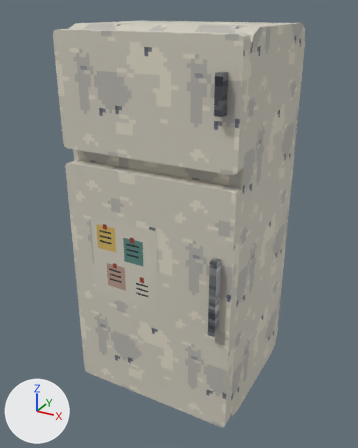
The glTF model THE_VEIL_ASSETS_V2/03_Residential/Furniture/RES_Fridge_TopFreezer.glb, before and after one commit.
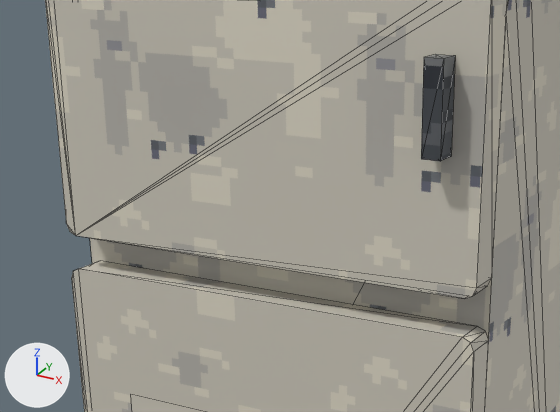
Old and new are each drawn whole from a camera (50 mm lens) standing at (1.033, -1.943, 1.815) and looking at (-0.016, -0.035, 0.861) and again close up on the part from 10% to 76% of the width and 11% to 50% of the height. Arrows for +X, +Y and +Z are at lower left; the lights stay in place. The first two pictures are the older version. The close-ups show mesh edges as thin lines. Objects named as collision shapes, trigger or cutter boxes, shadow casters or lower levels of detail are left out. Where no turn or scale is listed for an object, it has been applied to the vertices. Vertices at exactly the same position are counted once.

Script lines for the objects in view, before the commit:
```python
me_int_appliancedoor_freezer = bpy.data.meshes.new('INT_ApplianceDoor_Freezer')
me_int_appliancedoor_freezer.from_pydata(...)  # 32 vertices, 56 faces; spans x 0.0..0.8, y -0.1..0.0, z 0.0..0.472
# faces by material slot: [44, 12]
me_int_appliancedoor_freezer.materials.append(mat_m_town_paintwhite)
me_int_appliancedoor_freezer.materials.append(mat_m_furn_metalbrushed)  # picture img_t_furn_metalbrushed_png
me_int_appliancedoor_fridge = bpy.data.meshes.new('INT_ApplianceDoor_Fridge')
me_int_appliancedoor_fridge.from_pydata(...)  # 36 vertices, 58 faces; spans x 0.0..0.8, y -0.1..0.0, z 0.0..1.138
# faces by material slot: [44, 12, 2]
me_int_appliancedoor_fridge.materials.append(mat_m_town_paintwhite)
me_int_appliancedoor_fridge.materials.append(mat_m_furn_metalbrushed)  # picture img_t_furn_metalbrushed_png
me_int_appliancedoor_fridge.materials.append(mat_m_res_detailatlas)  # picture img_t_res_detailatlas_png
me_res_fridge_topfreezer_mesh = bpy.data.meshes.new('RES_Fridge_TopFreezer_Mesh')
me_res_fridge_topfreezer_mesh.from_pydata(...)  # 32 vertices, 54 faces; spans x -0.4..0.4, y -0.3..0.36, z 0.0..1.75
# faces by material slot: [44, 10]
me_res_fridge_topfreezer_mesh.materials.append(mat_m_town_paintwhite)
me_res_fridge_topfreezer_mesh.materials.append(mat_m_furn_rubber)
ob_int_appliancedoor_freezer = bpy.data.objects.new('INT_ApplianceDoor_Freezer', me_int_appliancedoor_freezer)
ob_int_appliancedoor_freezer.location = (-0.4, -0.3, 1.26)
ob_int_appliancedoor_fridge = bpy.data.objects.new('INT_ApplianceDoor_Fridge', me_int_appliancedoor_fridge)
ob_int_appliancedoor_fridge.location = (-0.4, -0.3, 0.06)
ob_res_fridge_topfreezer_mesh = bpy.data.objects.new('RES_Fridge_TopFreezer_Mesh', me_res_fridge_topfreezer_mesh)
ob_res_fridge_topfreezer_mesh.location = (0.0, 0.0, 0.0)
```
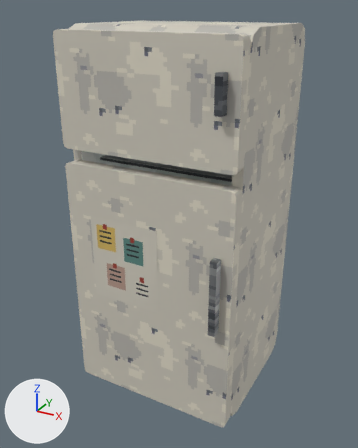
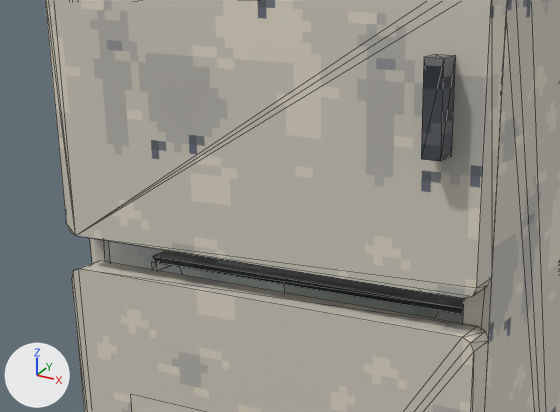
Where the change shows, as pixel boxes (x1, y1, x2, y2) in the close-ups (560 x 412 px):
part 1 of me_res_fridge_topfreezer_mesh, added
    after: (151, 261, 171, 271)
part 2 of me_res_fridge_topfreezer_mesh, added
    after: (153, 250, 464, 315)
part 3 of me_res_fridge_topfreezer_mesh, added
    after: (90, 238, 492, 340)

Edits to the bpy script that builds the scene:
```text
Add img_t_furn_plasticdirty_png:
    img_t_furn_plasticdirty_png = load_image('T_Furn_PlasticDirty.png', '../../01_Textures/Furniture/T_Furn_PlasticDirty.png', 32, 32, 'sRGB')
Add img_t_furn_cardboard_png:
    img_t_furn_cardboard_png = load_image('T_Furn_Cardboard.png', '../../01_Textures/Furniture/T_Furn_Cardboard.png', 64, 64, 'sRGB')
Add img_t_res_porcelain_png:
    img_t_res_porcelain_png = load_image('T_Res_Porcelain.png', '../Textures/T_Res_Porcelain.png', 32, 32, 'sRGB')
Add mat_m_furn_plasticdirty:
    mat_m_furn_plasticdirty = bpy.data.materials.new('M_Furn_PlasticDirty')
    # uses the picture img_t_furn_plasticdirty_png
Add mat_m_furn_cardboard:
    mat_m_furn_cardboard = principled_material('M_Furn_Cardboard')
    mat_m_furn_cardboard.texture = img_t_furn_cardboard_png
    mat_m_furn_cardboard.roughness = 1.0
Add mat_m_res_porcelain:
    mat_m_res_porcelain = bpy.data.materials.new('M_Res_Porcelain')
    # uses the picture img_t_res_porcelain_png
Change me_res_fridge_topfreezer_mesh:
    used by ob_res_fridge_topfreezer_mesh; location = (0.0, 0.0, 0.0)
    remove me_res_fridge_topfreezer_mesh.from_pydata(...)  # 32 vertices, 54 faces; spans x -0.4..0.4, y -0.3..0.36, z 0.0..1.75
    add me_res_fridge_topfreezer_mesh.from_pydata(...)  # 128 vertices, 194 faces; spans x -0.4..0.4, y -0.3..0.36, z 0.04..1.75
    me_res_fridge_topfreezer_mesh part 1: a new loose piece, a box spanning x -0.355..-0.343, y -0.18..0.315, z 1.15..1.168, in mat_m_res_porcelain
    me_res_fridge_topfreezer_mesh part 2: a new loose piece, a box spanning x -0.35..0.35, y -0.18..0.305, z 1.168..1.18, in mat_m_furn_metalbrushed (picture img_t_furn_metalbrushed_png)
    me_res_fridge_topfreezer_mesh part 3: 20 vertices added at x -0.4..0.4, y -0.3..0.31, z 0.14..1.65
    other edits to the shape of me_res_fridge_topfreezer_mesh do not show in these pictures
    remove me_res_fridge_topfreezer_mesh.materials.append(mat_m_furn_rubber)
    add me_res_fridge_topfreezer_mesh.materials.append(mat_m_res_porcelain)
    add me_res_fridge_topfreezer_mesh.materials.append(mat_m_furn_metalbrushed)  # picture img_t_furn_metalbrushed_png
    add me_res_fridge_topfreezer_mesh.materials.append(mat_m_furn_plasticdirty)
    add me_res_fridge_topfreezer_mesh.materials.append(mat_m_furn_cardboard)  # picture img_t_furn_cardboard_png
```
